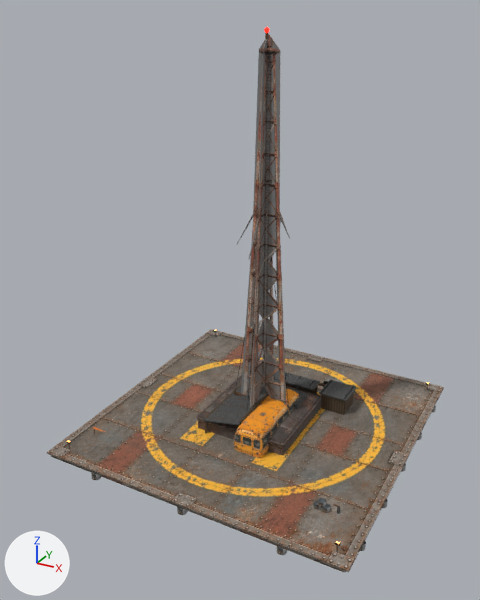
A saved change to the glTF model public/assets/models/wasteland/town/services-2.glb.
One viewpoint serves both versions: a camera (50 mm lens) standing at (20.7, -41.2, 31.5) and looking at (-0.8, -2.1, 11.9). Every picture has the same lights, and +X, +Y and +Z are marked at lower left. The older version comes first. Where no turn or scale is listed for an object, it has been applied to the vertices. Vertices at exactly the same position are counted once.

Before the edit, the objects in view are built like this:
```python
ob_helipad_body_deck = bpy.data.objects.new('helipad:body-deck', me_helipad_body_deck)
ob_helipad_body_deck.location = (0.0, 0.0, 0.0)
ob_helipad_floodlight_housing_1 = bpy.data.objects.new('helipad:floodlight-housing-1', me_cube_065)
ob_helipad_floodlight_housing_1.location = (-10.8, 10.8, 1.41)
ob_helipad_floodlight_housing_3 = bpy.data.objects.new('helipad:floodlight-housing-3', me_cube_071)
ob_helipad_floodlight_housing_3.location = (-10.8, -10.8, 1.41)
ob_helipad_floodlight_pole_1 = bpy.data.objects.new('helipad:floodlight-pole-1', me_cube_064)
ob_helipad_floodlight_pole_1.location = (-10.8, 10.8, 1.09)
ob_helipad_floodlight_pole_3 = bpy.data.objects.new('helipad:floodlight-pole-3', me_cube_070)
ob_helipad_floodlight_pole_3.location = (-10.8, -10.8, 1.09)
ob_helipad_fuel_drum_2 = bpy.data.objects.new('helipad:fuel-drum-2', me_helipad_fuel_drum_2)
ob_helipad_fuel_drum_2.location = (0.0, 0.0, 0.0)
ob_helipad_fuel_drum_3 = bpy.data.objects.new('helipad:fuel-drum-3', me_helipad_fuel_drum_3)
ob_helipad_fuel_drum_3.location = (0.0, 0.0, 0.0)
ob_toll_bank_body = bpy.data.objects.new('toll-bank:body', me_toll_bank_body_002)
ob_toll_bank_body.location = (0.0, 0.0, 0.0)
# also in view: 'radio-mast:lattice-side' at (0.0, 0.0, 15.0); 'radio-mast:lattice-front' at (0.0, 0.0, 15.0); 'toll-bank:roof-panel-right' at (1.9, 0.0, 2.1); 'school:lean-to-tin-roof' at (-1.3, -0.7, 2.5); 'school:body' at (1.3, -0.7, 1.5)
```
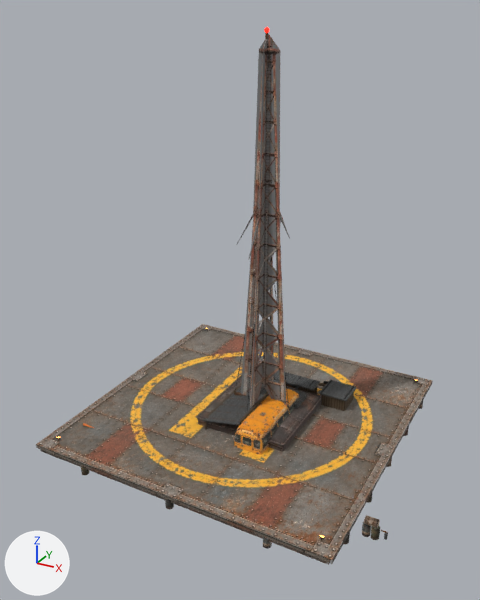
The change, as a list of edits to the scene's bpy script:
```text
Change me_helipad_body_deck:
    used by ob_helipad_body_deck; location = (0.0, 0.0, 0.0)
    remove me_helipad_body_deck.from_pydata(...)  # 8 vertices, 12 faces; spans x -12.0..12.0, y -12.0..12.0, z 0.7..0.8
    add me_helipad_body_deck.from_pydata(...)  # 8 vertices, 12 faces; spans x -13.0..11.0, y -12.0..12.0, z 0.9..1.2
    me_helipad_body_deck part 1: the whole mesh is moved by (-1.0, 0.0, 0.3)
Change me_helipad_fuel_drum_2:
    used by ob_helipad_fuel_drum_2; location = (0.0, 0.0, 0.0)
    remove me_helipad_fuel_drum_2.from_pydata(...)  # 50 vertices, 96 faces; spans x 8.5..9.1, y -8.0..-7.4, z 0.82..1.14
    add me_helipad_fuel_drum_2.from_pydata(...)  # 50 vertices, 96 faces; spans x 11.972..12.542, y -7.985..-7.415, z 0.0..0.88
    me_helipad_fuel_drum_2 part 2: 50 of 50 vertices moved; they spanned x 8.5..9.1, y -8.0..-7.4, z 0.82..1.14 and now span x 11.972..12.542, y -7.985..-7.415, z 0.0..0.88; mean shift (3.457, 0.0, -0.54)
Change me_helipad_fuel_drum_3:
    used by ob_helipad_fuel_drum_3; location = (0.0, 0.0, 0.0)
    remove me_helipad_fuel_drum_3.from_pydata(...)  # 50 vertices, 96 faces; spans x 8.2..8.8, y -8.0..-7.4, z 1.14..1.46
    add me_helipad_fuel_drum_3.from_pydata(...)  # 50 vertices, 96 faces; spans x 11.517..12.398, y -7.985..-7.415, z 0.88..1.45
    me_helipad_fuel_drum_3 part 3: 50 vertices removed from x 8.2..8.8, y -8.0..-7.4, z 1.14..1.46
    me_helipad_fuel_drum_3 part 4: 50 vertices added at x 11.517..12.398, y -7.985..-7.415, z 0.88..1.45
Change ob_helipad_floodlight_housing_1:
    ob_helipad_floodlight_housing_1.location: (-10.8, 10.8, 1.41) -> (-10.8, 10.8, 1.43)
Change ob_helipad_floodlight_housing_3:
    ob_helipad_floodlight_housing_3.location: (-10.8, -10.8, 1.41) -> (-10.8, -10.8, 1.43)
Change ob_helipad_floodlight_pole_1:
    ob_helipad_floodlight_pole_1.location: (-10.8, 10.8, 1.09) -> (-10.8, 10.8, 1.28)
Change ob_helipad_floodlight_pole_3:
    ob_helipad_floodlight_pole_3.location: (-10.8, -10.8, 1.09) -> (-10.8, -10.8, 1.28)
```

Pixel boxes (x1, y1, x2, y2) of what changed, in the pictures (480 x 600 px):
'helipad:body-deck', moved
    before: (46, 329, 444, 573)
    after: (36, 324, 433, 564)
'helipad:fuel-drum-3', reshaped
    before: (317, 498, 327, 507)
    after: (364, 515, 380, 528)
'helipad:fuel-drum-2', reshaped
    before: (321, 503, 330, 512)
    after: (371, 526, 380, 540)
part 3 of me_helipad_fuel_drum_3, deleted
    before: (317, 498, 327, 507)
part 4 of me_helipad_fuel_drum_3, added
    after: (364, 515, 380, 528)
